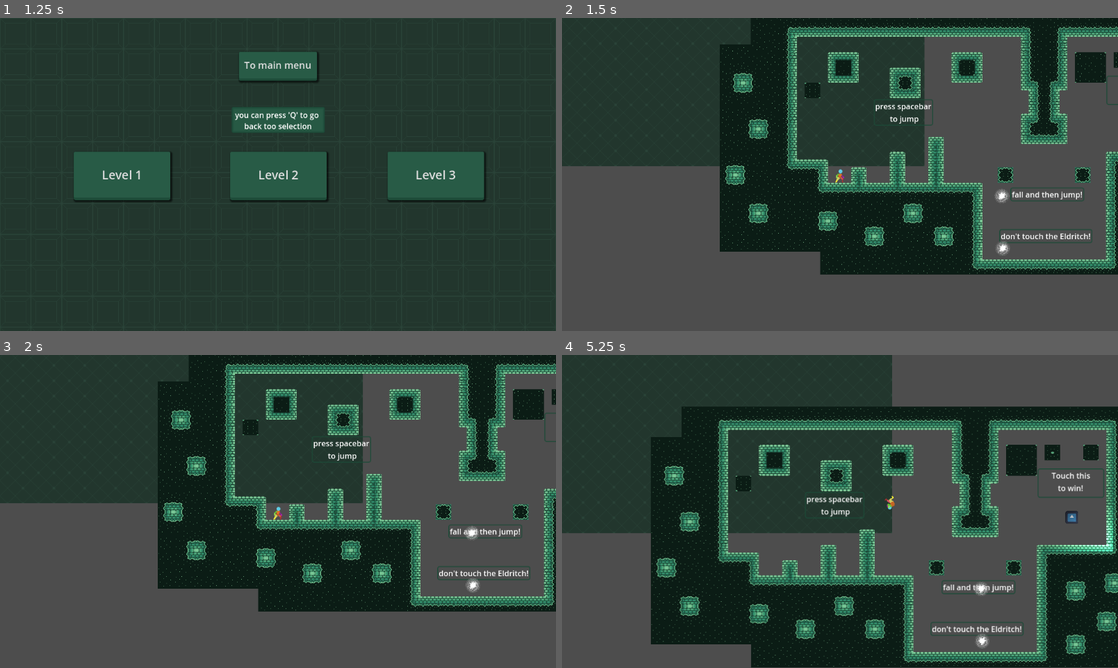
Above: before the commit, frames 1-4 (two rows, left to right).
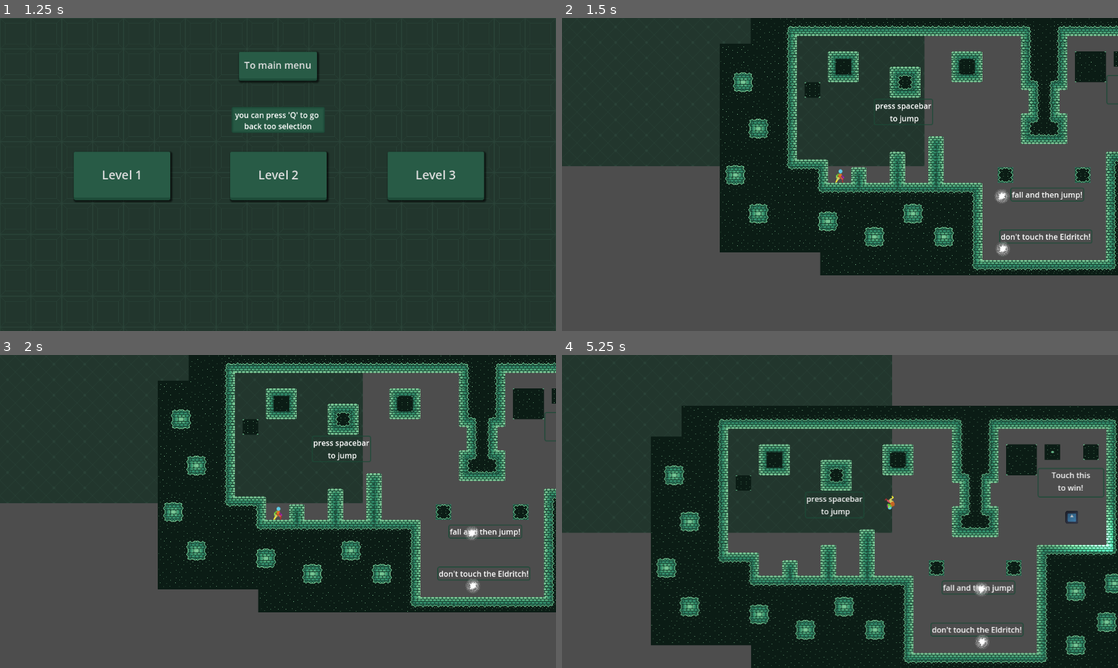
Above: after the commit, the same moments.

Repository: DeanLemans/2Dprojects-showcase
Game: Godot game, scene res://2DPlatformer/Scenes/mainMenu.tscn
Two runs of this game, one before a commit and one after it. Both use one fixed random seed, a clock stepped at 60 frames per second and the inputs below. The engine's default icon, where the game draws it, is replaced by a stand-in: a white triangle on a blue panel in a dark square.
Inputs:
- Up to frame 1 (1.25 s): click "Play" at 0.5 s
- Up to frame 2 (1.5 s): click "Level 1" at 1.25 s
- Up to frame 3 (2 s): no input
- Up to frame 4 (5.25 s): tap Space (jump) at 2, 2.27, 2.75, 3.02, 3.5, 4.25, 4.52, 5 s; hold D (right) 2.03-3.53 s; hold A (left) 3.53-4.28 s; hold D (right) from 4.28 s (still down)

Frame 1 is identical in both runs. In frame 2, 6.3% of the frame differs, in the area x 28-100%, y 0-83%; in frame 3, 6.3%; in frame 4, 8.3%, in the area x 16-100%, y 16-100%.

Commit message:
reset scene scale

Diff:
--- a/src/2DPlatformer/Scenes/tutorial.tscn
+++ b/src/2DPlatformer/Scenes/tutorial.tscn
@@ -19,7 +19,6 @@
 fill_to = Vector2(1, 1)
 
 [node name="tutorial" type="Node2D"]
-scale = Vector2(1, 0.992585)
 script = ExtResource("1_cjn1x")
 
 [node name="Parallax2D" type="Parallax2D" parent="."]
